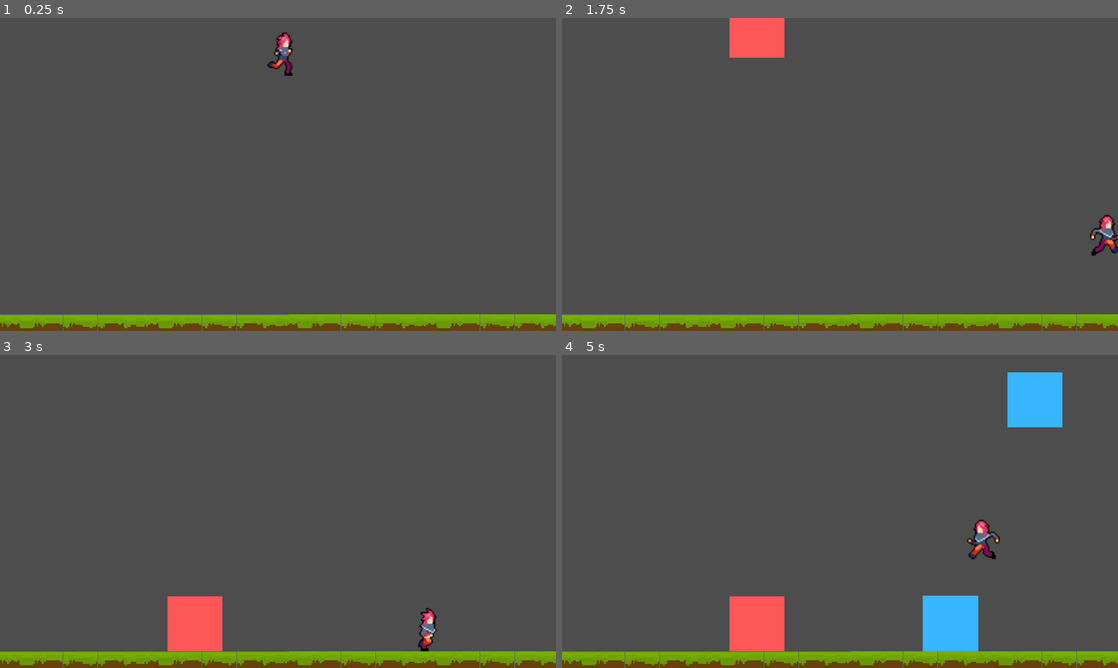
Above: before the commit, frames 1-4 (two rows, left to right).
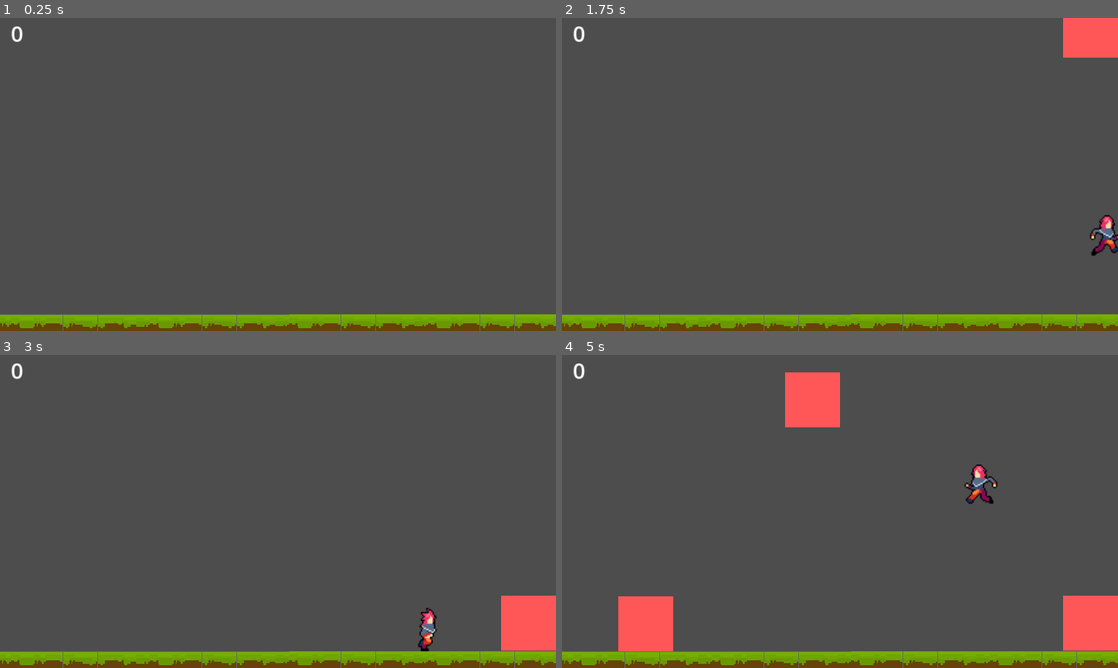
Above: after the commit, the same moments.

Repository: juliovcruz/ufg-jogos-digitais
Game: Godot game, scene res://game.tscn
The game is run twice, just before and just after one commit, with the same random seed, the same clock (stepped at 60 frames per second) and the same inputs.
Inputs:
- Up to frame 1 (0.25 s): no input
- Up to frame 2 (1.75 s): hold Right (move_right) from 0.53 s (still down); tap Up (move_up) at 0.77, 1.52 s
- Up to frame 3 (3 s): release Right (move_right) at 2.03 s; hold Left (move_left) 2.03-2.78 s; hold Right (move_right) from 2.78 s (still down)
- Up to frame 4 (5 s): tap Up (move_up) at 3.02, 3.77, 4.52 s; release Right (move_right) at 4.28 s; hold Left (move_left) from 4.28 s (still down)

The runs differ from the first frame. In frame 1, 0.4% of the frame differs, in the area x 2-53%, y 2-19%; in frame 2, 2.6%; in frame 3, 3.5%; in frame 4, 11%, in the area x 2-100%, y 2-95%.
Error before the commit: Invalid call. Nonexistent function 'connect' in base 'Callable'. (res://game.tscn::GDScript_qriw2:36)

Commit message:
Add score

Diff:
--- a/block.gd
+++ b/block.gd
@@ -7,6 +7,8 @@
 @onready var rayCastBottom = $RayCastBottom
 
 @onready var player = get_node("res://player.gd")
+
+signal plusScore
 
 const SPEED = 200 # Velocidade do bloco
 const SIZE = 128 # Tamanho do bloco
@@ -50,7 +52,7 @@
 
 func _ready():
 	# Define a cor do bloco
-	color = randi_range(0, 1)
+	color = randi_range(0, 0)
 	match color:
 		0:
 			$AnimatedSprite2D.play("red")
@@ -250,6 +252,10 @@
 		return
 	exploding = true
 
+	# Quando o bloco explode emite um sinal para aumentar a pontuação
+	# O paramêtro é a quantidade de pontos
+	plusScore.emit(2)
+
 	await get_tree().create_timer(TIME_TO_EXPLODE).timeout
 
 	queue_free()
--- a/block.tscn
+++ b/block.tscn
@@ -45,6 +45,7 @@
 size = Vector2(126, 127)
 
 [node name="block" type="CharacterBody2D"]
+visibility_layer = 2
 safe_margin = 0.09
 script = ExtResource("1_dg7dk")
 
--- /dev/null
+++ b/game.gd
@@ -0,0 +1,44 @@
+extends Node2D
+
+@onready var timerNode = $Timer
+@onready var scoreLabel = $ScoreLabel
+
+var block_scene = preload("res://block.tscn")
+var halfBlockSize = (Block.SIZE / 2)
+
+var spawn_x = [
+	halfBlockSize,
+	halfBlockSize * 3,
+	halfBlockSize * 5,
+	halfBlockSize * 7,
+	halfBlockSize * 9,
+	halfBlockSize * 11,
+	halfBlockSize * 13,
+	halfBlockSize * 15,
+	halfBlockSize * 17,
+	halfBlockSize * 19,
+	]
+var count = 0
+var timer = 0
+
+var score = 0
+
+func _process(delta):
+	timer += delta
+	if timer > timerNode.wait_time:
+		timer = 0
+		_on_timer_timeout()
+	pass
+
+# Quando o timer chega ao fim, instancia um novo bloco
+func _on_timer_timeout():
+	var newBlock = block_scene.instantiate()
+	var x_value = spawn_x[randi() % spawn_x.size()]
+	newBlock.position = Vector2(x_value + 1, 0)
+	add_child(newBlock)
+
+	# Conecta o sinal de newBlock com a função scorePlus
+	newBlock.plusScore.connect(scorePlus.bind())
+
+func scorePlus(point):
+	(scoreLabel as ScoreLabel).scorePlusInLabel(point)
--- a/game.tscn
+++ b/game.tscn
@@ -1,10 +1,12 @@
-[gd_scene load_steps=24 format=3 uid="uid://hxdps6khwdv5"]
+[gd_scene load_steps=25 format=3 uid="uid://ct4v1je2a41a0"]
 
 [ext_resource type="Script" path="res://player.gd" id="1_1qhyf"]
+[ext_resource type="Script" path="res://game.gd" id="1_334th"]
 [ext_resource type="Texture2D" uid="uid://cawqb3armvg06" path="res://sprites/Punk_idle.png" id="2_trhqk"]
 [ext_resource type="Texture2D" uid="uid://dmfwit2naiax0" path="res://sprites/Punk_jump.png" id="3_2fawu"]
 [ext_resource type="TileSet" uid="uid://bq7i3c6qk0la6" path="res://new_tile_set.tres" id="3_06ba8"]
 [ext_resource type="Texture2D" uid="uid://dnob5tfiy38wi" path="res://sprites/Punk_run.png" id="4_p0yrp"]
+[ext_resource type="Script" path="res://score_label.gd" id="7_mknkk"]
 
 [sub_resource type="RectangleShape2D" id="RectangleShape2D_6e8r2"]
 size = Vector2(36, 83)
@@ -67,6 +69,11 @@
 
 [sub_resource type="SpriteFrames" id="SpriteFrames_opnud"]
 animations = [{
+"frames": [],
+"loop": true,
+"name": &"example",
+"speed": 5.0
+}, {
 "frames": [{
 "duration": 1.0,
 "texture": SubResource("AtlasTexture_pjd72")
@@ -125,54 +132,11 @@
 "speed": 5.0
 }]
 
-[sub_resource type="GDScript" id="GDScript_qriw2"]
-script/source = "extends Timer
-
-var block_scene = preload(\"res://block.tscn\")
-var halfBlockSize = (Block.SIZE / 2)
-
-var spawn_x = [
-	halfBlockSize,
-	halfBlockSize * 3,
-	halfBlockSize * 5,
-	halfBlockSize * 7,
-	halfBlockSize * 9,
-	halfBlockSize * 11,
-	halfBlockSize * 13,
-	halfBlockSize * 15,
-	halfBlockSize * 17,
-	halfBlockSize * 19,
-	]
-var count = 0
-var timer = 0
-
-var score = 0
-
-func _process(delta):
-	timer += delta
-	if timer > wait_time:
-		timer = 0
-		_on_timeout()
-	pass
-
-# Quando o timer chega ao fim, instancia um novo bloco
-func _on_timeout():
-	var newBlock = block_scene.instantiate()
-	var x_value = spawn_x[randi() % spawn_x.size()]
-	newBlock.position = Vector2(x_value + 1, 0)
-	add_child(newBlock)
-	newBlock.queue_free.connect(_increaseScore)
-
-func _increaseScore():
-	score += 1
-	print(score)
-
-"
-
 [sub_resource type="RectangleShape2D" id="RectangleShape2D_si6tk"]
 size = Vector2(20, 684)
 
 [node name="Game" type="Node2D"]
+script = ExtResource("1_334th")
 
 [node name="Player" type="CharacterBody2D" parent="."]
 position = Vector2(652, 11)
@@ -186,7 +150,7 @@
 position = Vector2(27, 17)
 scale = Vector2(3, 3)
 sprite_frames = SubResource("SpriteFrames_opnud")
-animation = &"move"
+animation = &"example"
 
 [node name="RayCastRight" type="RayCast2D" parent="Player"]
 position = Vector2(5, 45)
@@ -207,7 +171,6 @@
 
 [node name="Timer" type="Timer" parent="."]
 wait_time = 1.5
-script = SubResource("GDScript_qriw2")
 
 [node name="StaticBodyLeft" type="StaticBody2D" parent="."]
 
@@ -221,3 +184,13 @@
 [node name="CollisionShape2D" type="CollisionShape2D" parent="StaticBodyRight"]
 position = Vector2(-12, 341)
 shape = SubResource("RectangleShape2D_si6tk")
+
+[node name="ScoreLabel" type="Label" parent="."]
+offset_left = 25.0
+offset_right = 276.0
+offset_bottom = 108.0
+theme_override_font_sizes/font_size = 50
+text = "0 Pts"
+script = ExtResource("7_mknkk")
+
+[connection signal="timeout" from="Timer" to="." method="_on_timer_timeout"]
--- /dev/null
+++ b/score_label.gd
@@ -0,0 +1,19 @@
+extends Label
+class_name ScoreLabel
+
+var score = 0
+var trauma = 0
+var shake = 8
+var counter_offset = Vector2(0, 0)
+
+func _process(delta):
+	position -= counter_offset
+	trauma = min(max(trauma - delta*1.5, 0), 1)
+	counter_offset = Vector2((2*randf() - 1)*shake*trauma*trauma, (2*randf() - 1)*shake*trauma*trauma)
+	position += counter_offset
+
+	text = str(int(score))
+
+func scorePlusInLabel(point):
+	score += point
+	trauma += 0.9
